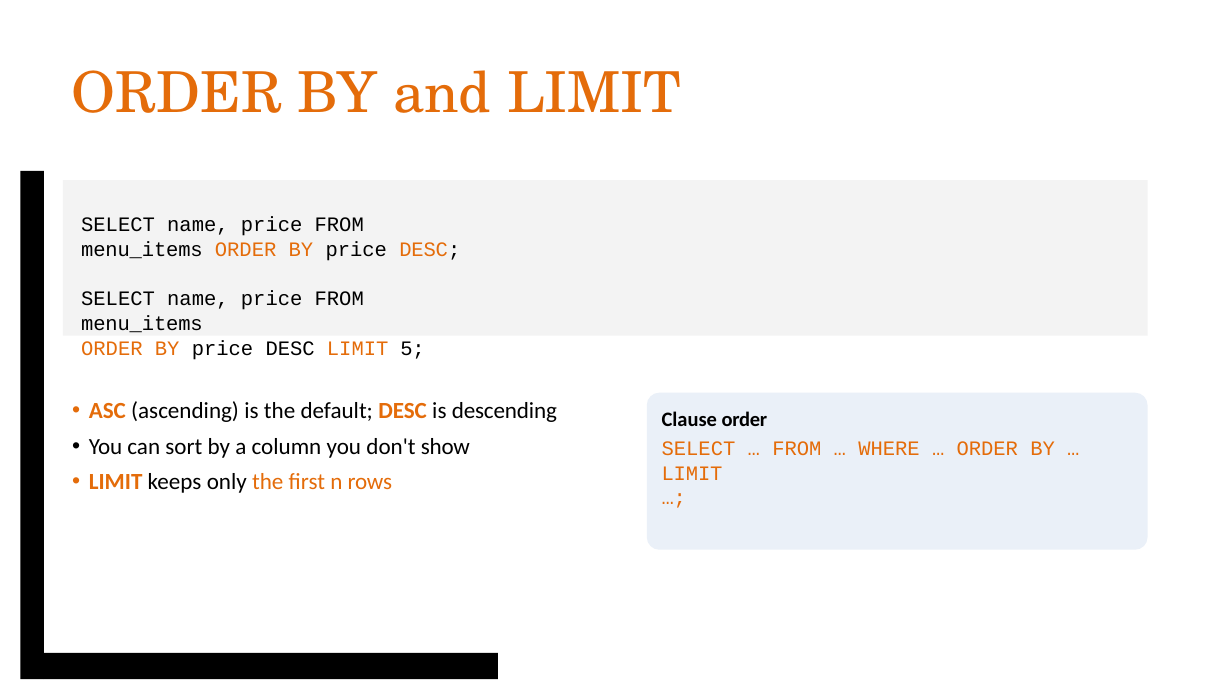
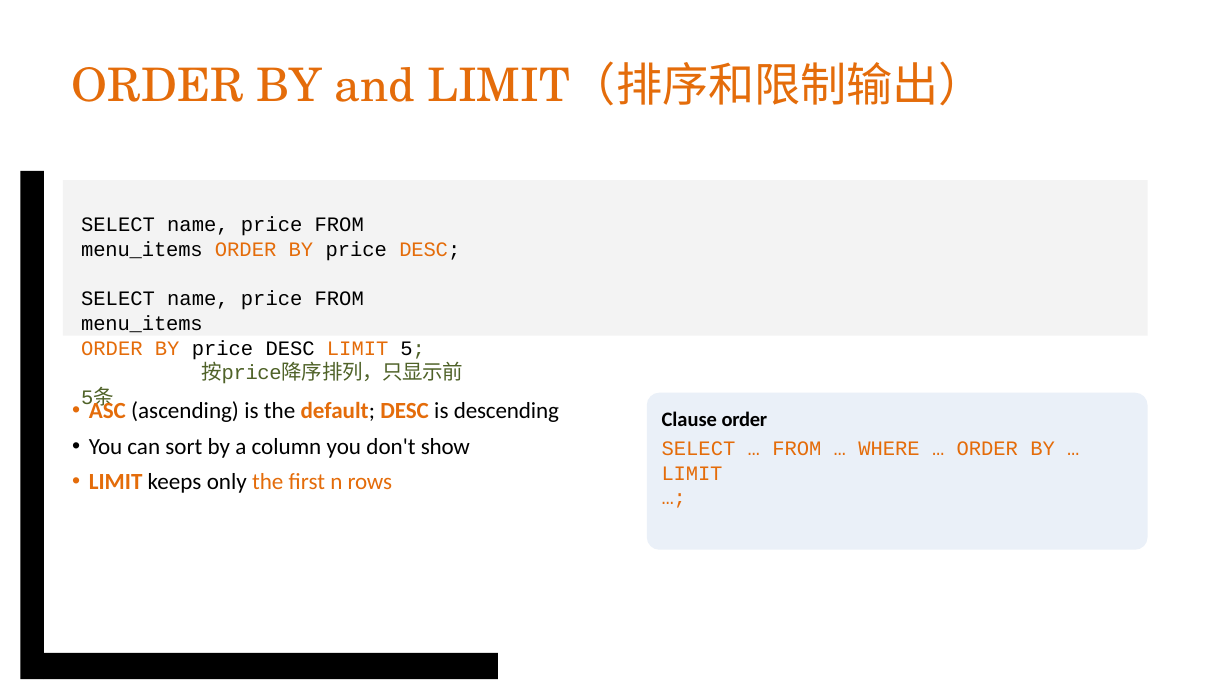
Before and after one commit to vcboy1/Leeds, a slide deck: slide 31 of 26fall/1850/Note/w1.9_s1_sql_select.pptx. Drawn at 1232x693 pixels with LibreOffice and Linux fonts; fonts in the diff are those of the drawing; background and template pictures are left out. Boxes give left, top, right and bottom in pixels: in the first picture for what was removed or moved away, otherwise in the second. Text is boxed around its words. In the diff, an @@ line names an element or a change of style, - is before the commit and + after.

```diff
--- a/26fall/1850/Note/w1.9_s1_sql_select.pptx
+++ b/26fall/1850/Note/w1.9_s1_sql_select.pptx
@@ title at (72, 61, 985, 106): text changed; size 44 to 36 pt @@
-ORDER BY and LIMIT
+ORDER BY and LIMIT（排序和限制输出）
@@ text in rectangle at (81, 340, 463, 410): text changed; text colour #E46C0A to #4F6228 @@
-ORDER BY price DESC LIMIT 5;
+ORDER BY price DESC LIMIT 5; 按price降序排列，只显示前5条
@@ text at (89, 399, 559, 422): text colour #000000 to #E46C0A, bold on in "default;" @@
```
Also in this commit, not shown: 6 other slides changed, 6 other files.
